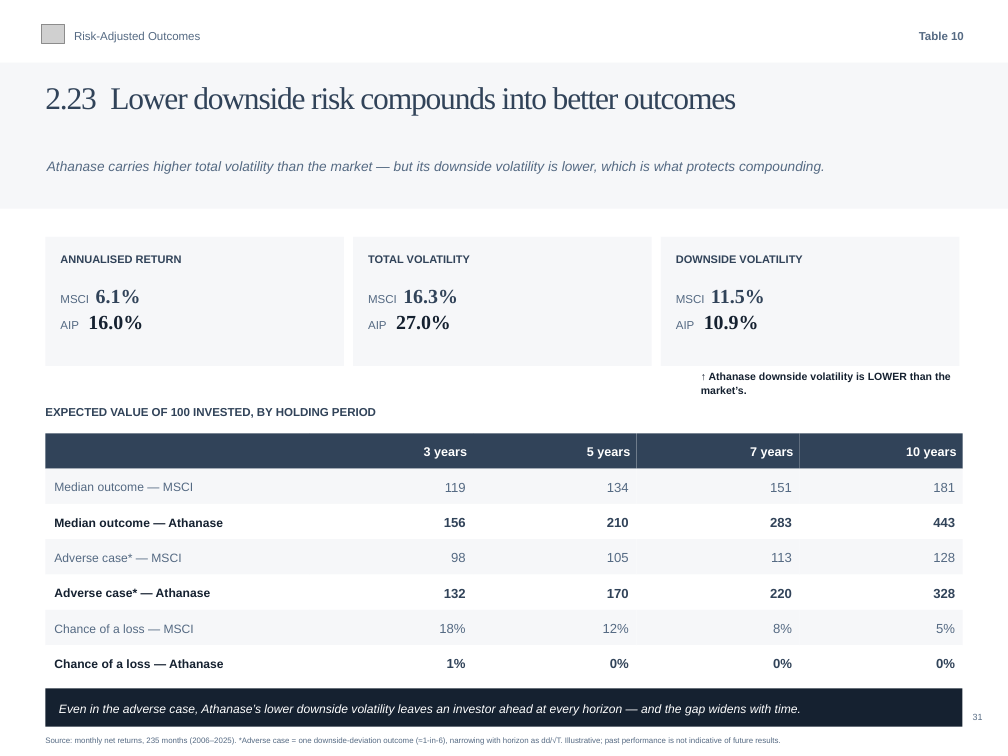
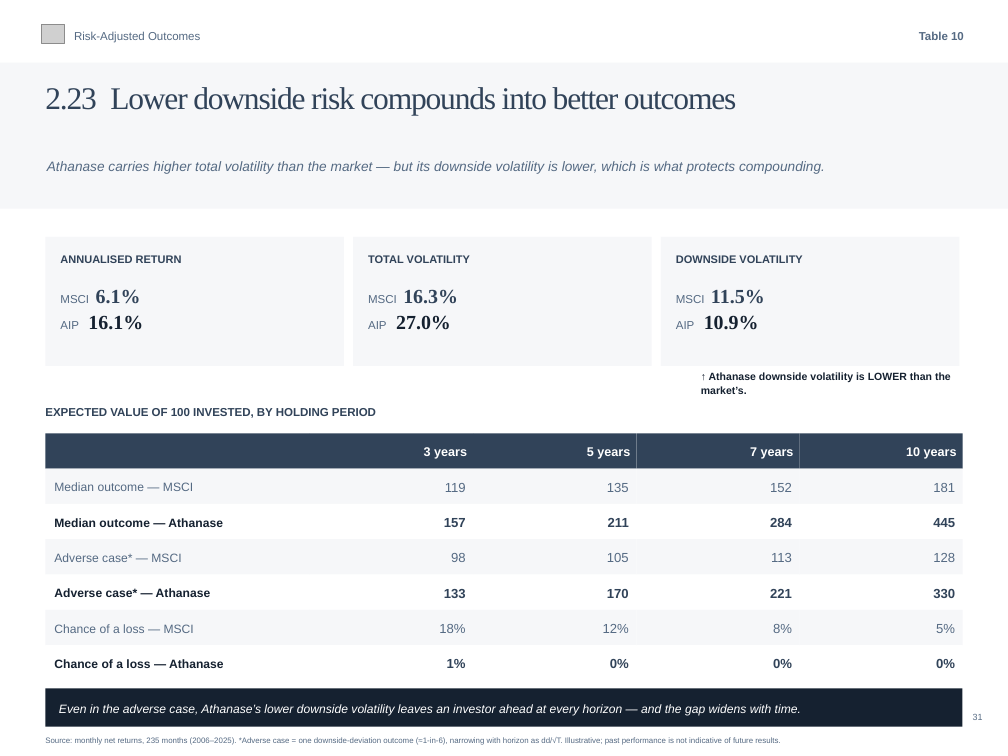
Before and after one commit to charette-lab/Claude, a slide deck: slide 34 of Athanase_Engaged_Ownership_Allocator_Deck.pptx. Drawn at 1008x756 pixels with LibreOffice and Linux fonts; fonts in the diff are those of the drawing; grey boxes stand for pictures. Boxes give left, top, right and bottom in pixels: in the first picture for what was removed or moved away, otherwise in the second. Text is boxed around its words. In the diff, an @@ line names an element or a change of style, - is before the commit and + after.

```diff
--- a/Athanase_Engaged_Ownership_Allocator_Deck.pptx
+++ b/Athanase_Engaged_Ownership_Allocator_Deck.pptx
@@ text at (x1=60, y1=315, x2=143, y2=330): text changed @@
-AIP 16.0%
+AIP 16.1%
@@ text at (x1=607, y1=483, x2=629, y2=492): text changed @@
-134
+135
@@ text at (x1=770, y1=483, x2=792, y2=492): text changed @@
-151
+152
@@ text at (x1=444, y1=518, x2=466, y2=527): text changed @@
-156
+157
@@ text at (x1=608, y1=518, x2=629, y2=527): text changed @@
-210
+211
@@ text at (x1=770, y1=518, x2=792, y2=527): text changed @@
-283
+284
@@ text at (x1=933, y1=518, x2=955, y2=527): text changed @@
-443
+445
@@ text at (x1=770, y1=589, x2=792, y2=598): text changed @@
-220
+221
@@ text at (x1=933, y1=589, x2=955, y2=598): text changed @@
-328
+330
```
Also in this commit, not shown: 4 other slides changed, 2 other files.
